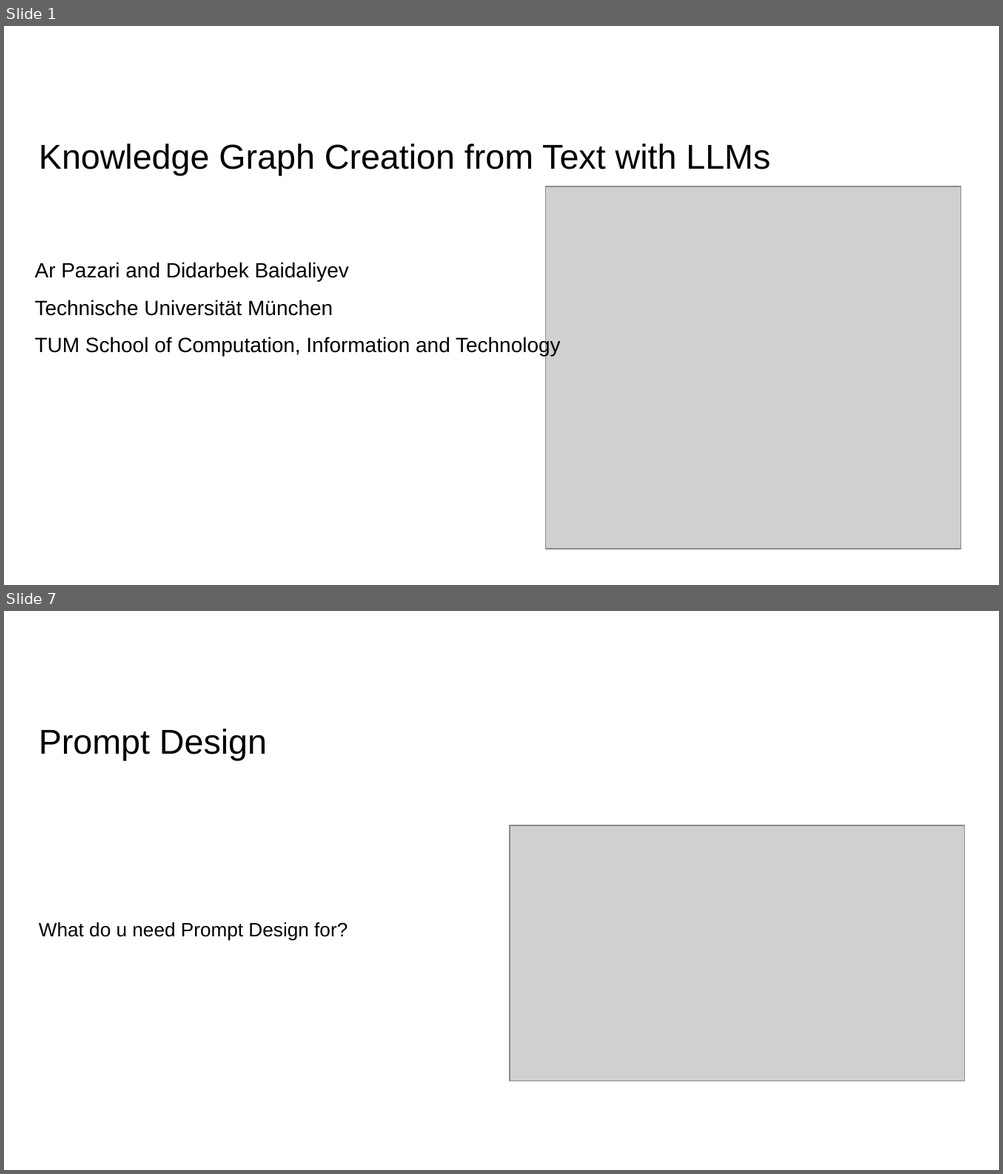
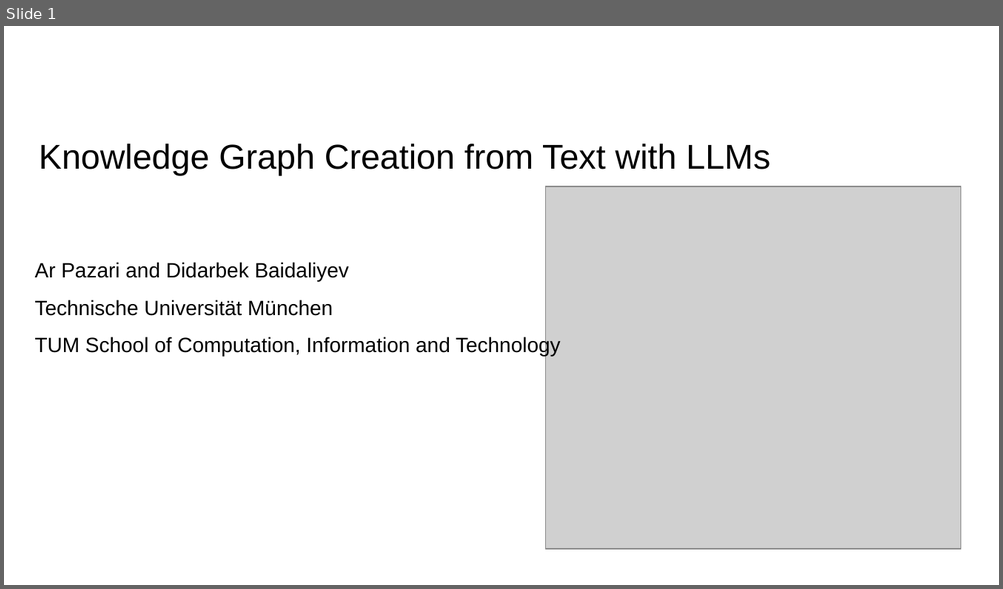
Before and after one commit to abraxas-dev/Knowledge-Graph-Creation-from-Text-with-LLMs, a slide deck: Mini-Project Presentation/mini-presentation.pptx. Shown one above the other, each under a label of ours: slides 1 and 7 before the commit, slide 1 after it; the slides between them are not shown. The pictures are 1003x1174 and 1003x589 pixels, drawn with LibreOffice and Linux fonts; fonts in the diff are those of the drawing; grey boxes stand for pictures; background and template pictures are left out. Boxes give left, top, right and bottom in pixels: in the first picture for what was removed or moved away, otherwise in the second. Text is boxed around its words. In the diff, an @@ line names an element or a change of style, - is before the commit and + after.

```diff
--- a/Mini-Project Presentation/mini-presentation.pptx
+++ b/Mini-Project Presentation/mini-presentation.pptx
@@ slide 7 removed at (4,611,999,1170), background #FFFFFF @@
@@ title removed at (39,729,267,760) @@
-Prompt Design
@@ picture removed at (509,826,964,1082) @@
@@ text removed at (39,923,347,941) @@
-What do u need Prompt Design for?
```
Also in this commit, not shown: 9 slides changed, 1 slide added, 2 other slides removed.
